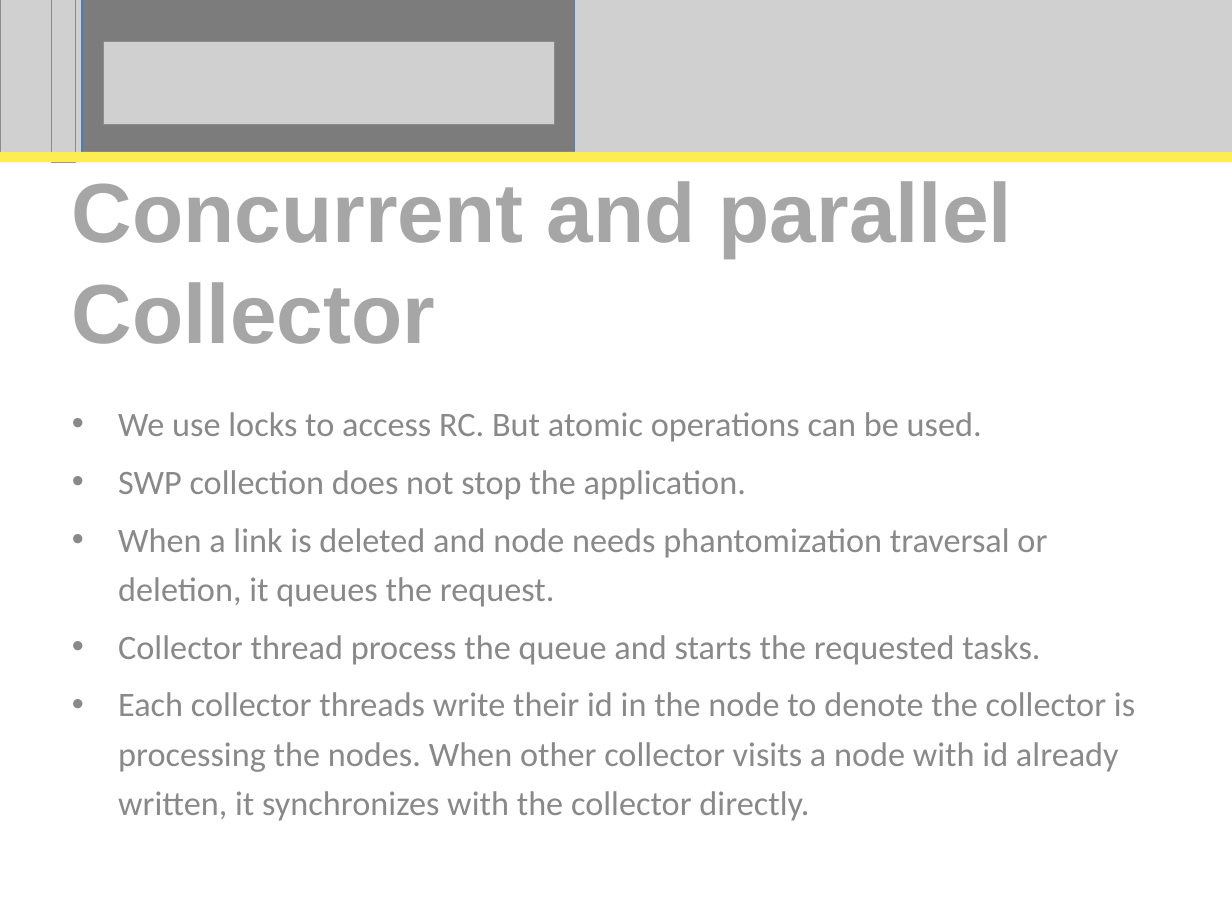
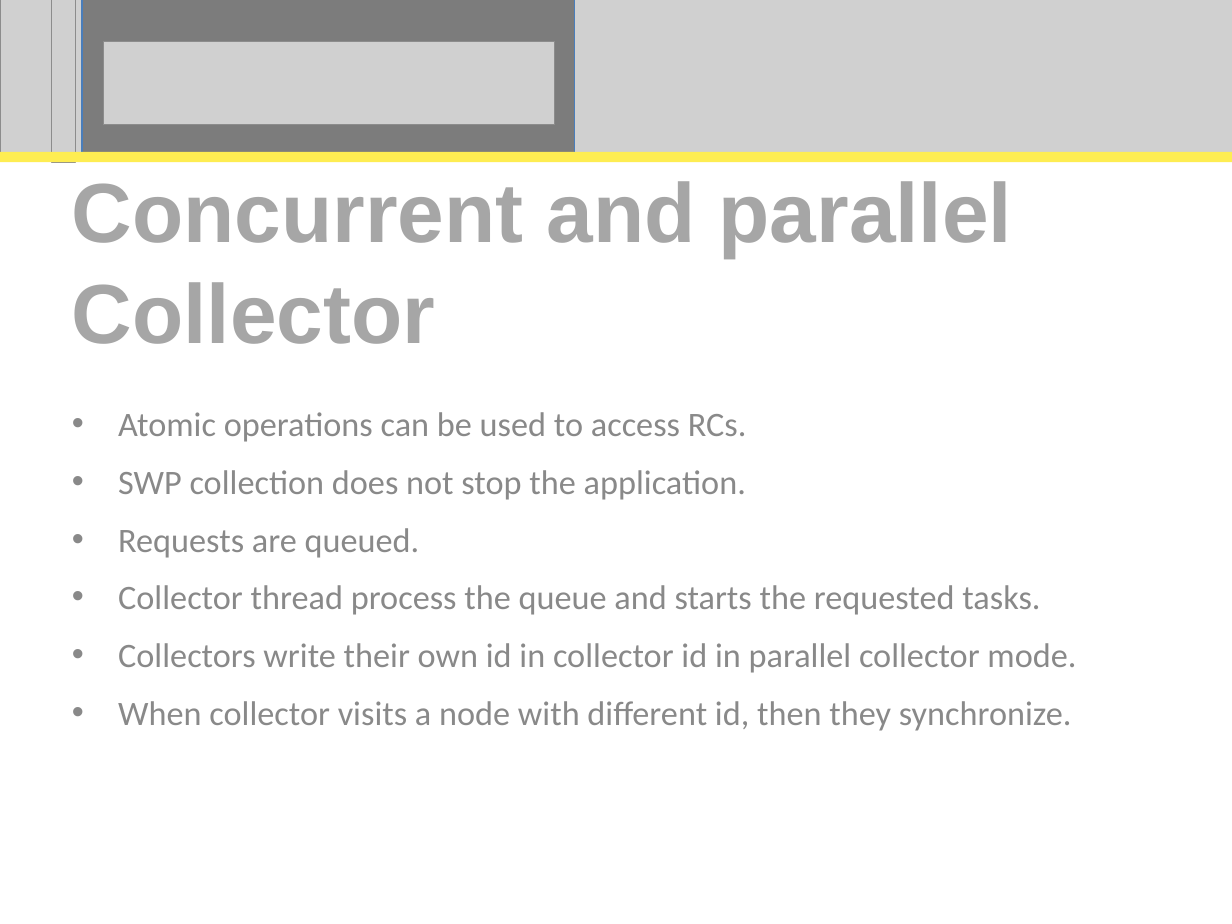
Before and after one commit to perpetualcoder/thesis, a slide deck: slide 41 of thesis-writing/thesisppt/Proposal.ppt (slide 42 before the commit). Drawn at 1232x924 pixels with LibreOffice and Linux fonts; fonts in the diff are those of the drawing; grey boxes stand for pictures. Boxes give left, top, right and bottom in pixels: in the first picture for what was removed or moved away, otherwise in the second. Text is boxed around its words. In the diff, an @@ line names an element or a change of style, - is before the commit and + after.

```diff
--- a/thesis-writing/thesisppt/Proposal.ppt
+++ b/thesis-writing/thesisppt/Proposal.ppt
@@ subtitle at (x1=118, y1=412, x2=747, y2=442): text changed @@
-• We use locks to access RC. But atomic operations can be used.
+• Atomic operations can be used to access RCs.
@@ subtitle at (x1=118, y1=528, x2=420, y2=558): text changed @@
-• When a link is deleted and node needs phantomization traversal or deletion, it queues the request.
+• Requests are queued.
@@ subtitle at (x1=118, y1=643, x2=1076, y2=731): text changed @@
-• Each collector threads write their id in the node to denote the collector is processing the nodes. When other collector visits a node with id already written, it synchronizes with the collector directly.
+• Collectors write their own id in collector id in parallel collector mode.
+• When collector visits a node with different id, then they synchronize.
```
Also in this commit, not shown: 21 other slides changed, 3 slides added, 6 slides removed.
